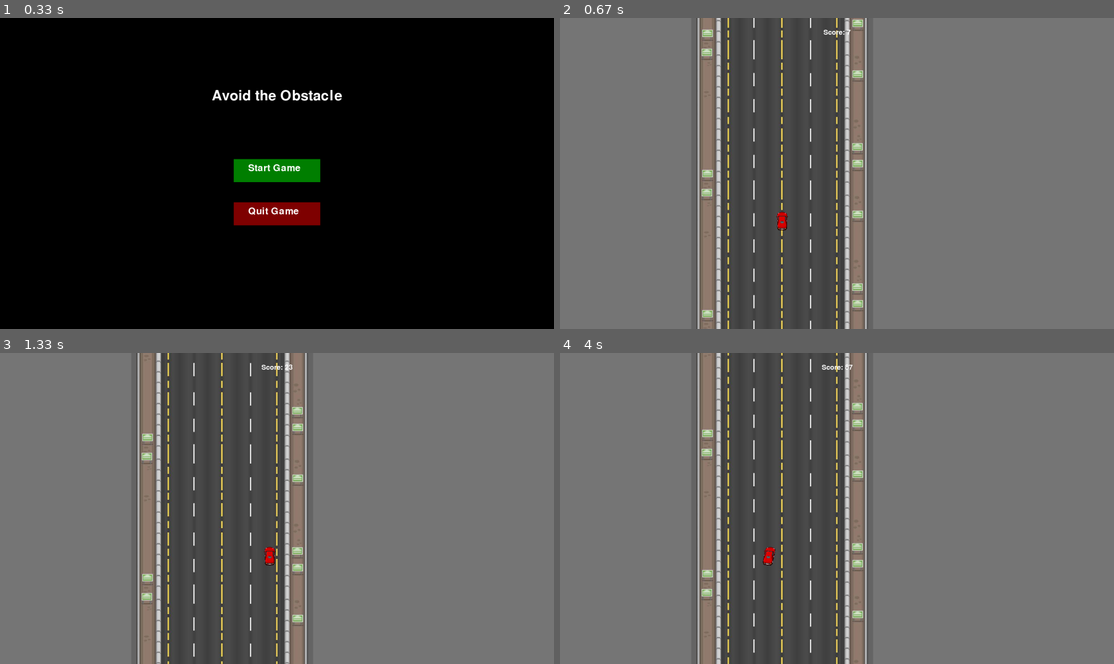
Above: before the commit, frames 1-4 (two rows, left to right).
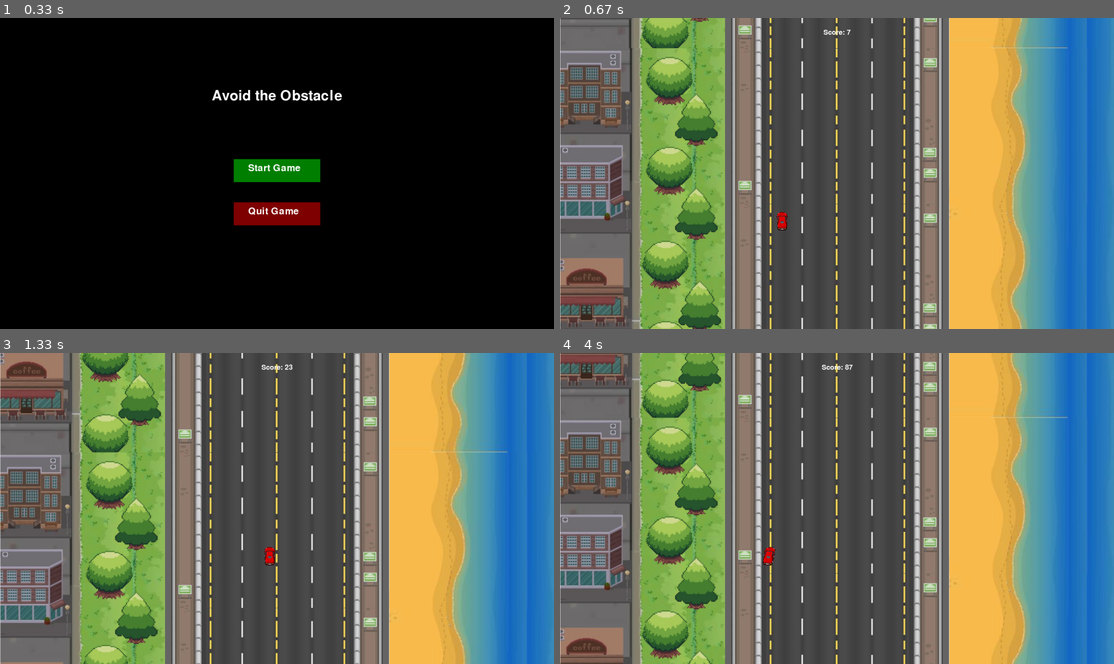
Above: after the commit, the same moments.

Repository: DarrenGuev/GameDevCars
Game: pygame game, started from main.py
Same seed, same stepped clock (60 frames per second), same inputs: the game is played once before the commit and once after it.
Inputs:
- Up to frame 1 (0.33 s): no input
- Up to frame 2 (0.67 s): click "Start Game" at 0.38 s
- Up to frame 3 (1.33 s): hold Right 0.67-1.13 s; hold Right from 1.17 s (still down)
- Up to frame 4 (4 s): release Right at 1.63 s; hold Left 1.67-2.2 s; hold Left 2.23-2.63 s; hold Right 2.67-3.3 s; hold Left 3.33-3.8 s; hold Right from 3.83 s (still down)

Frame 1 is identical in both runs. In frame 2, 77% of the frame differs, in the area x 0-100%, y 0-100%; in frame 3, 77%; in frame 4, 77%.

Commit message:
9th commit

Diff:
--- a/main.py
+++ b/main.py
@@ -16,6 +16,7 @@
 background_image = pygame.image.load('bg.jpg')
 background_width = background_image.get_width()
 background_height = background_image.get_height()
+scaled_bg = pygame.transform.scale(background_image, (background_width, background_height))
 
 # Create a list to store background segments
 background_segments = []
Binary file changed: bg.jpg
